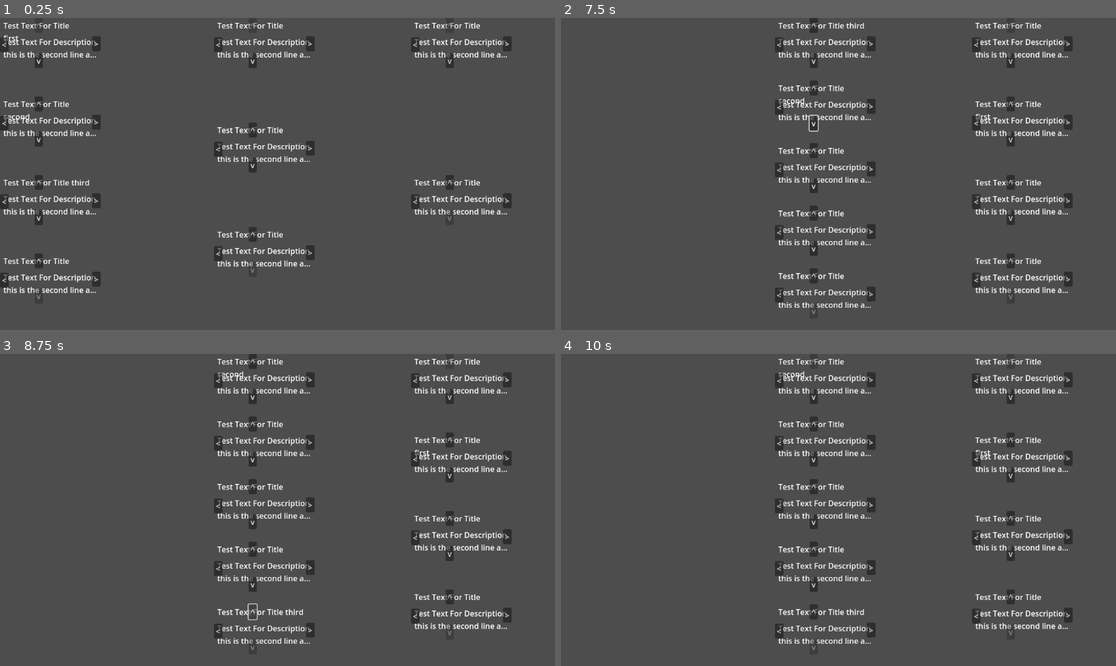
Above: before the commit, frames 1-4 (two rows, left to right).
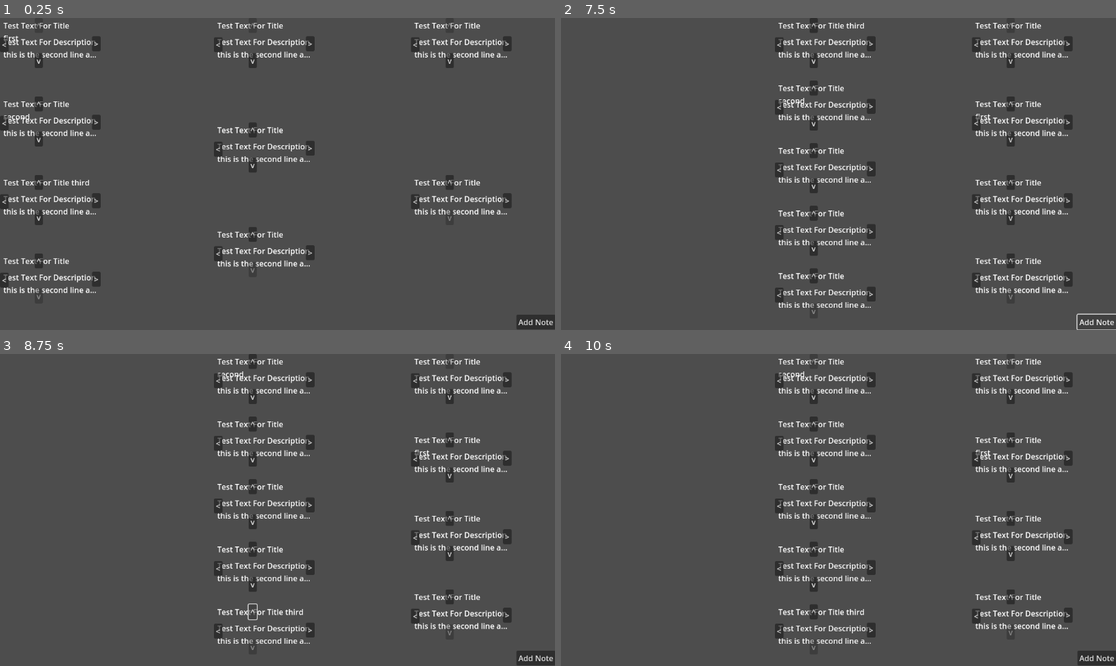
Above: after the commit, the same moments.

Repository: pandapanda135/todo_list
Game: Godot game, scene res://ui_test.tscn
Same seed, same stepped clock (60 frames per second), same inputs: the game is played once before the commit and once after it. The project has no main scene, so this scene is started directly.
Inputs (mouse positions are in pixels of both pictures, inside the frame that each line leads up to):
- Up to frame 1 (0.25 s): no input
- Up to frame 2 (7.5 s): click (1099, 320) at 0.5 s, where only the run after the commit has a clickable "Add Note"; click "<" at 1.25 s; click "^" at 2 s; click ">" at 2.75 s; click "v" at 3.5 s; click "^" at 4.25 s; click "<" at 5 s; click ">" at 5.75 s; click "v" at 6.5 s; click (1099, 320) at 7.25 s, where only the run after the commit has a clickable "Add Note"
- Up to frame 3 (8.75 s): click "^" at 8 s
- Up to frame 4 (10 s): click "<" at 8.75 s; click ">" at 9.5 s

The runs differ from the first frame. In frame 1, 0.3% of the frame differs, in the area x 93-100%, y 95-100%; in frame 2, 0.2%; in frame 3, 0.3%; in frame 4, 0.3%.
Error before the commit: Out of bounds get index '1' (on base: 'Array[Node]') (res://node_script.gd:93)
Error after the commit: Out of bounds get index '1' (on base: 'Array[Node]') (res://node_script.gd:98)

Commit message:
change save system for addition of gui aspects

Diff:
--- /dev/null
+++ b/Modal.tscn
@@ -0,0 +1,19 @@
+[gd_scene load_steps=2 format=3 uid="uid://d1dw4yunexyww"]
+
+[ext_resource type="PackedScene" uid="uid://bux54jaws0j36" path="res://savesystem.tscn" id="1_k3t2w"]
+
+[node name="ModalController" type="Control"]
+layout_mode = 3
+anchors_preset = 15
+anchor_right = 1.0
+anchor_bottom = 1.0
+grow_horizontal = 2
+grow_vertical = 2
+
+[node name="HFlowContainer" type="HFlowContainer" parent="."]
+layout_mode = 0
+offset_right = 1151.0
+offset_bottom = 648.0
+
+[node name="Control" parent="HFlowContainer" instance=ExtResource("1_k3t2w")]
+layout_mode = 2
--- /dev/null
+++ b/container_select.gd
@@ -0,0 +1,15 @@
+extends OptionButton
+
+var saved_option:int
+
+# Called when the node enters the scene tree for the first time.
+func _ready() -> void:
+	self.item_selected.connect(_on_item_selected)
+
+func _on_item_selected(index) -> void:
+	saved_option = index
+	print("THIS IS SAVED OPTION",saved_option)
+	save()
+
+func save() -> int:
+	return saved_option
--- /dev/null
+++ b/container_select.tscn
@@ -0,0 +1,14 @@
+[gd_scene load_steps=2 format=3 uid="uid://dbraeuehrgc0"]
+
+[ext_resource type="Script" path="res://container_select.gd" id="1_5ocwa"]
+
+[node name="ContainerSelect" type="OptionButton" groups=["persist"]]
+offset_right = 73.0
+offset_bottom = 31.0
+item_count = 3
+popup/item_0/text = "List 1"
+popup/item_1/text = "List 2"
+popup/item_1/id = 1
+popup/item_2/text = "List 3"
+popup/item_2/id = 2
+script = ExtResource("1_5ocwa")
--- a/node_script.gd
+++ b/node_script.gd
@@ -8,6 +8,11 @@
 @onready var left_arrow: Button = $ArrowHandler/LeftArrow
 
 @export var json_file:String = ""
+
+#declare the collection is will be in within the save file modfiy the save file code
+#to support this and also the function that adds the nodes to the scenes this can be done
+#by moving the code that spawn the code into the load_node function so it is being loaded
+#and moved which should be easier
 
 func _ready():
 	var _up_arrow_signal:int = up_arrow.pressed.connect(check_node_position.bind(up_arrow))
--- a/savesystem.tscn
+++ b/savesystem.tscn
@@ -1,9 +1,10 @@
-[gd_scene load_steps=6 format=3 uid="uid://bux54jaws0j36"]
+[gd_scene load_steps=7 format=3 uid="uid://bux54jaws0j36"]
 
 [ext_resource type="Script" path="res://scripts/save_system.gd" id="1_el0jm"]
 [ext_resource type="PackedScene" uid="uid://dq7jxi5126bxr" path="res://name_enter.tscn" id="2_5glt4"]
 [ext_resource type="PackedScene" uid="uid://6ci0vroscf37" path="res://description_enter.tscn" id="3_wk161"]
 [ext_resource type="Script" path="res://scripts/description_save.gd" id="4_kjpw2"]
+[ext_resource type="PackedScene" uid="uid://dbraeuehrgc0" path="res://container_select.tscn" id="5_7f4qc"]
 [ext_resource type="Script" path="res://save_button_signal.gd" id="5_lbckc"]
 
 [node name="Control" type="Control" groups=["persist_config"]]
@@ -13,27 +14,34 @@
 offset_bottom = 40.0
 script = ExtResource("1_el0jm")
 
-[node name="LineEdit" parent="." instance=ExtResource("2_5glt4")]
+[node name="TitleLabel" parent="." instance=ExtResource("2_5glt4")]
 layout_mode = 0
-offset_left = 32.0
-offset_top = 46.0
-offset_right = 617.0
-offset_bottom = 96.0
+offset_left = 256.0
+offset_top = 0.0
+offset_right = 896.0
+offset_bottom = 66.0
 
-[node name="TextEdit" parent="." instance=ExtResource("3_wk161")]
+[node name="DescriptionLabel" parent="." instance=ExtResource("3_wk161")]
 layout_mode = 0
-offset_left = 34.0
-offset_top = 134.0
-offset_right = 614.0
-offset_bottom = 403.0
+offset_left = 256.0
+offset_top = 128.0
+offset_right = 896.0
+offset_bottom = 384.0
 script = ExtResource("4_kjpw2")
+
+[node name="ContainerSelect" parent="." instance=ExtResource("5_7f4qc")]
+layout_mode = 0
+offset_left = 512.0
+offset_top = 424.0
+offset_right = 640.0
+offset_bottom = 472.0
 
 [node name="SaveButton" type="Button" parent="."]
 layout_mode = 0
-offset_left = 670.0
-offset_top = 26.0
-offset_right = 754.0
-offset_bottom = 84.0
+offset_left = 512.0
+offset_top = 512.0
+offset_right = 640.0
+offset_bottom = 577.0
 rotation = -0.00191983
 text = "save"
 script = ExtResource("5_lbckc")
--- a/scripts/save_system.gd
+++ b/scripts/save_system.gd
@@ -1,8 +1,8 @@
 extends Node
 
 # we use onready or else load_note doesnt work due to them not being initialized correctly (I know the code is bad but its all that works :( )
-@onready var label_title_node: Label = get_parent().get_node("/root/Control/Label")
-@onready var label_description_node: Label = get_parent().get_node("/root/Control/DescriptionLabel")
+@onready var label_title_node: LineEdit = get_parent().get_node("/root/Control/TitleLabel")
+@onready var label_description_node: TextEdit = get_parent().get_node("/root/Control/DescriptionLabel")
 
 @onready var save_path_variables:String = "user://variables.json"
 
@@ -79,10 +79,11 @@
 				continue
 
 			# Call the node's save function. This is a string as with the scope of the project we should only store text
-			var node_data:String = node.call("save")
+			var node_data = node.call("save")
 
 			# JSON provides a static method to serialized JSON string.
 			var json_string:String = JSON.stringify(node_data)
+			print("THIS iS JSON_STRING",json_string)
 
 			# Store the save dictionary as a new line in the save file.
 			save_file.store_line(json_string)
--- a/ui_test.tscn
+++ b/ui_test.tscn
@@ -1,7 +1,8 @@
-[gd_scene load_steps=3 format=3 uid="uid://4ohhu5aryk3p"]
+[gd_scene load_steps=4 format=3 uid="uid://4ohhu5aryk3p"]
 
 [ext_resource type="PackedScene" uid="uid://dg8lmyc0ukc1u" path="res://individual_node_test.tscn" id="1_8cr15"]
 [ext_resource type="Script" path="res://gui_main.gd" id="1_qvqwe"]
+[ext_resource type="PackedScene" uid="uid://d1dw4yunexyww" path="res://Modal.tscn" id="3_a3yvw"]
 
 [node name="Control" type="Control"]
 layout_mode = 3
@@ -67,6 +68,20 @@
 [node name="Control2" parent="Collection3" instance=ExtResource("1_8cr15")]
 layout_mode = 2
 
+[node name="ModalController" parent="." instance=ExtResource("3_a3yvw")]
+visible = false
+layout_mode = 1
+
+[node name="Button" type="Button" parent="."]
+top_level = true
+layout_mode = 0
+offset_left = 1072.0
+offset_top = 616.0
+offset_right = 1153.0
+offset_bottom = 647.0
+text = "Add Note
+"
+
 [editable path="Collection1/Control"]
 [editable path="Collection1/Control2"]
 [editable path="Collection1/Control3"]
